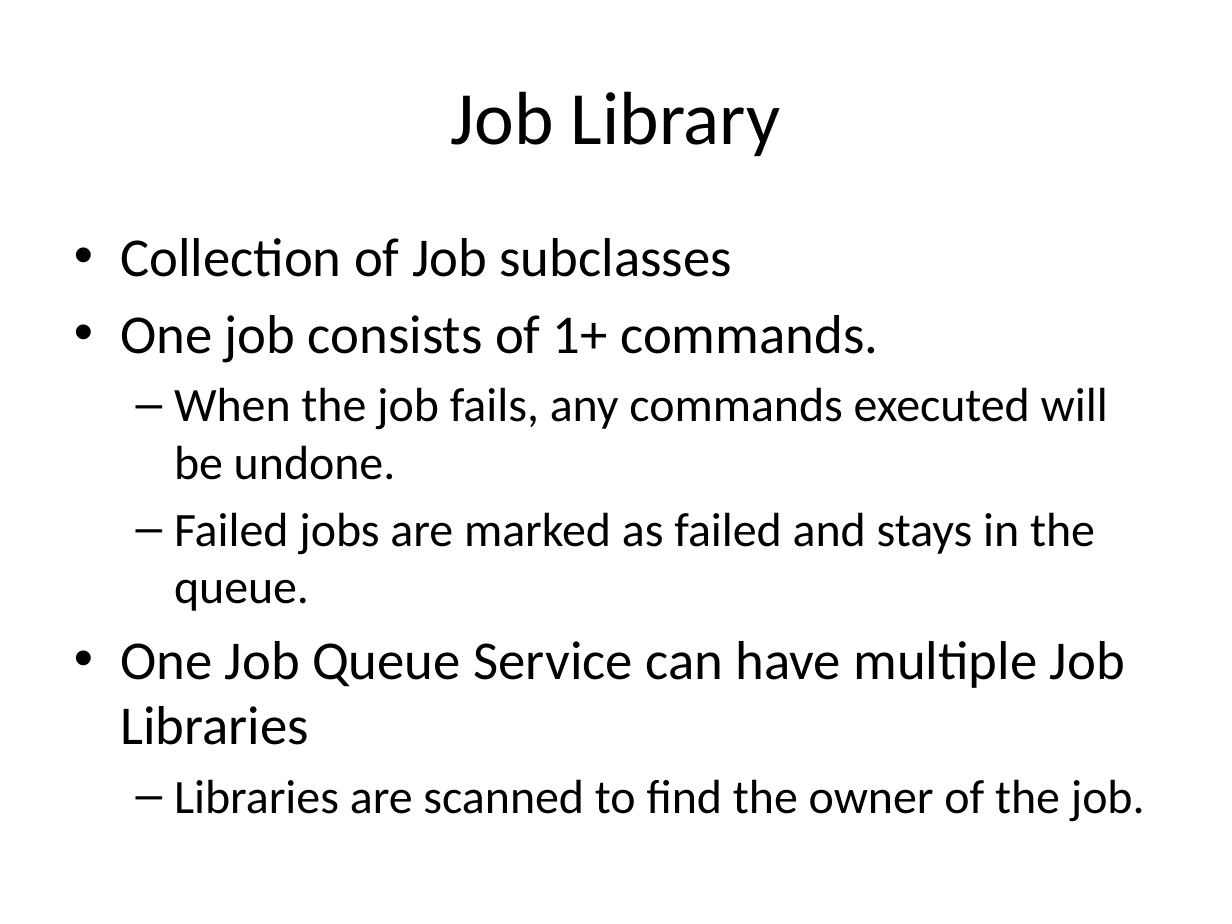
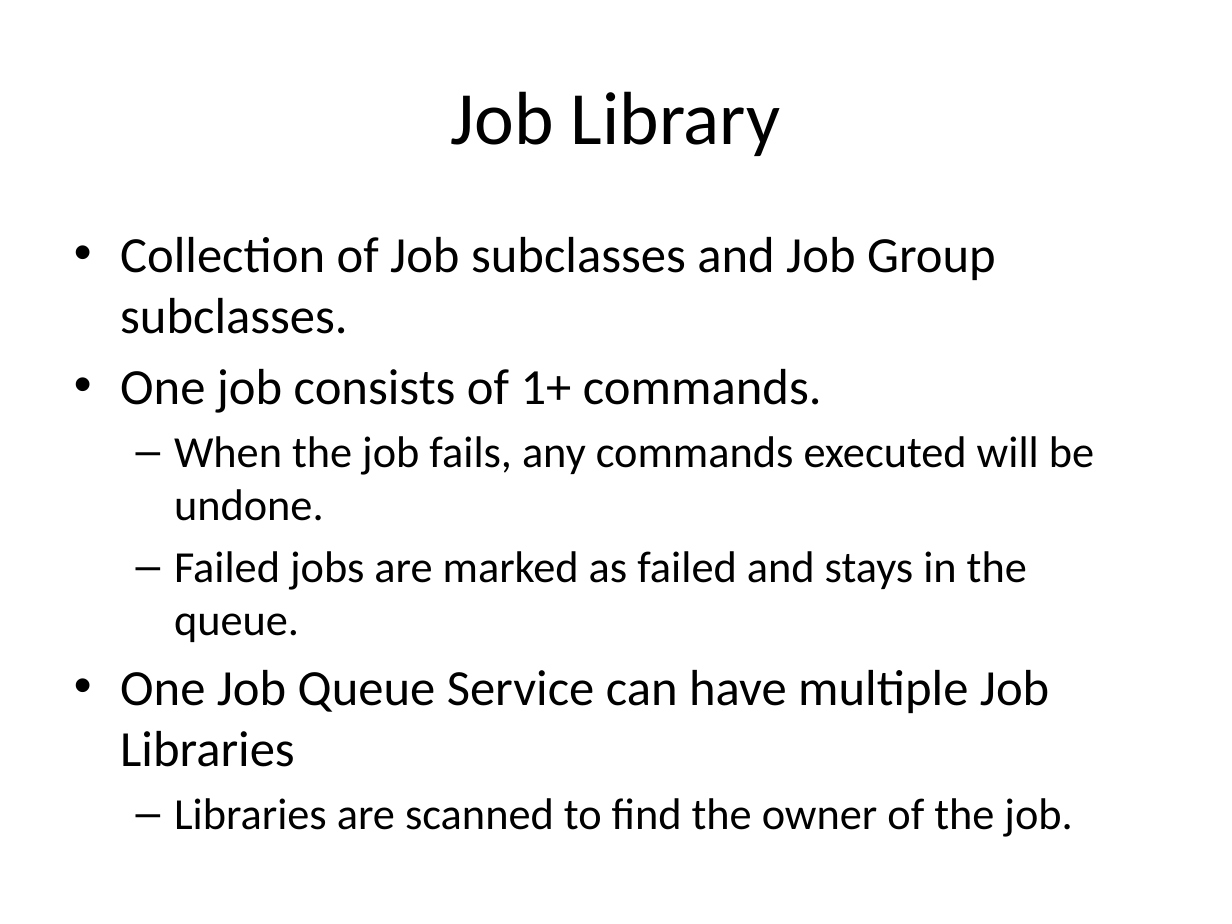
Before and after one commit to kennethchoe/JobQueue, a slide deck: slide 5 of doc/JobQueue Project.pptx. Drawn at 1232x924 pixels with LibreOffice and Linux fonts; fonts in the diff are those of the drawing. Boxes give left, top, right and bottom in pixels: in the first picture for what was removed or moved away, otherwise in the second. Text is boxed around its words. In the diff, an @@ line names an element or a change of style, - is before the commit and + after.

Commit message:
Applied various changes needed for real-life project (SyncDB Service):
Introduced the concept of JobGroup.
Refactored SQL JobLibrary folder structure.
Introduced Command Timeout configuration variable.
Introduced template parameters < > on top of SQL parameters (@) and macro parameters ({ }).
JobQueueManager accepts JSon object instead of comma-delimited parameters.
JobQueueManager can enqueue job group also.

```diff
--- a/doc/JobQueue Project.pptx
+++ b/doc/JobQueue Project.pptx
@@ text at box(120, 237, 996, 334): text changed; size 32 to 29.6 pt @@
-• Collection of Job subclasses
+• Collection of Job subclasses and Job Group subclasses.
@@ text at box(120, 369, 1094, 837): size 32 to 29.6 pt in "One job consists of 1+ commands.", "One Job Queue Service can have multiple ..."; size 28 to 25.9 pt in "When the job fails, any commands executed ...", "Failed jobs are marked as failed and ...", "Libraries are scanned to find the owner ..." @@
```
Also in this commit, not shown: 1 other slide changed.
